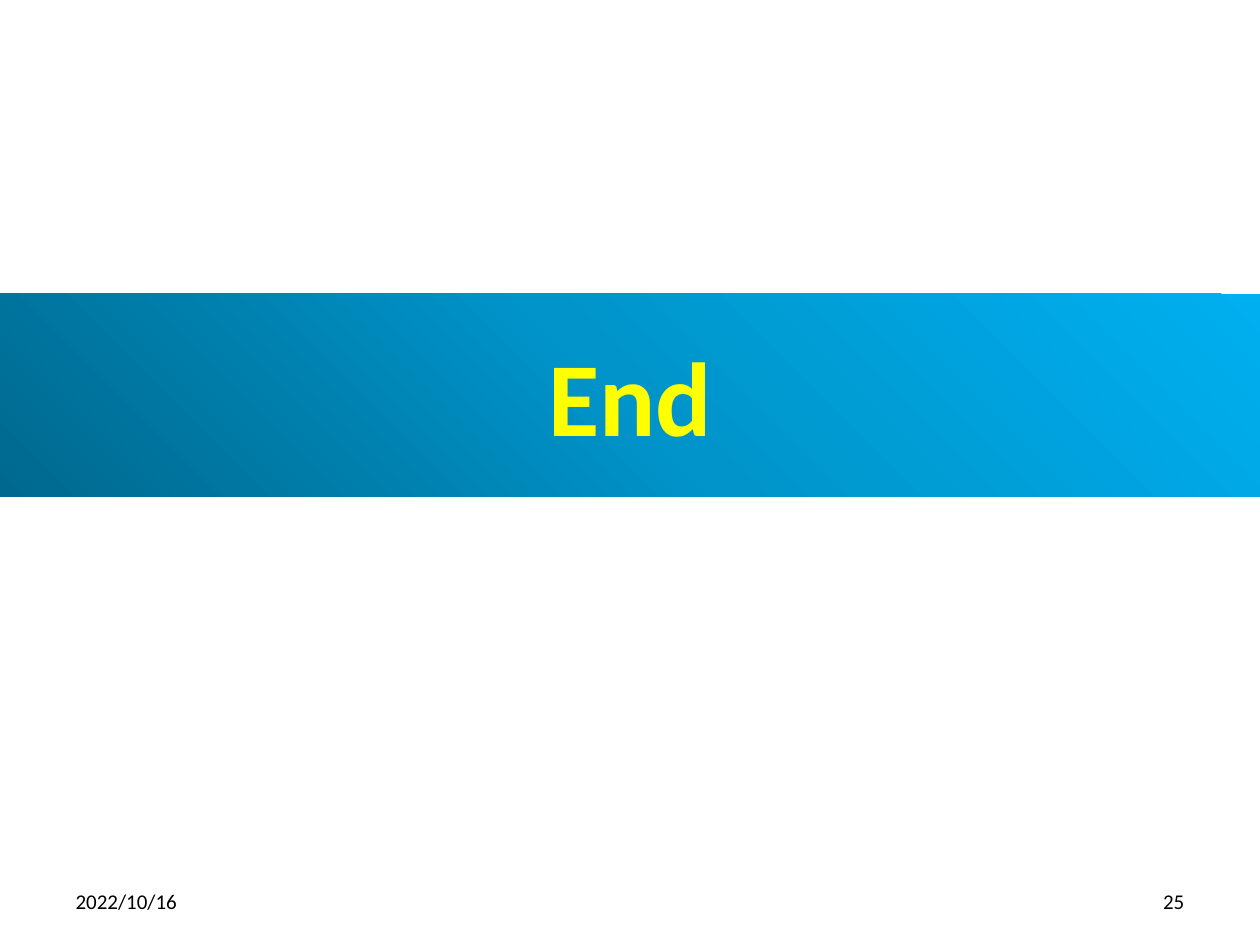
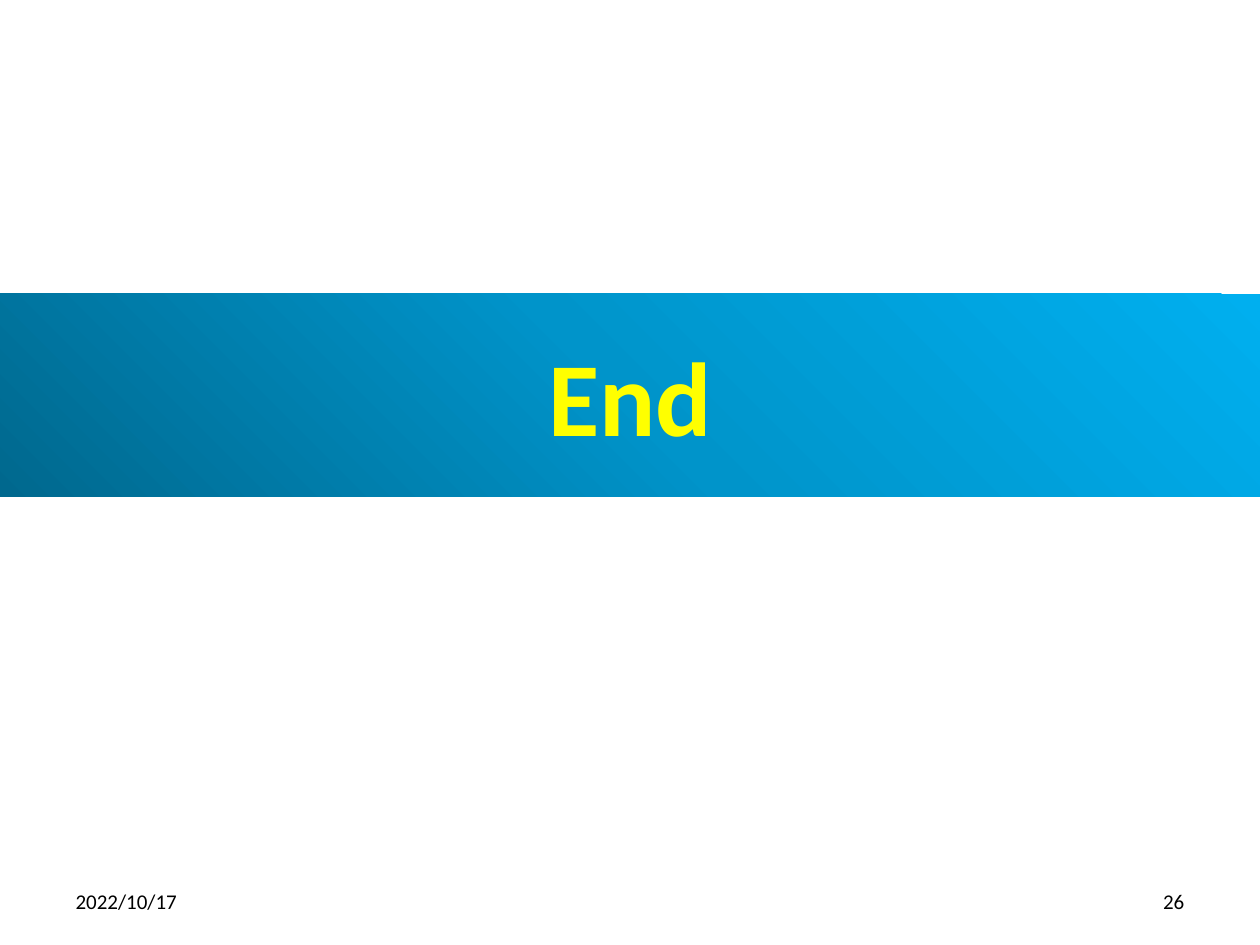
Before and after one commit to peterhchen/012_DataStructure, a slide deck: slide 26 of 010_Array.pptx (slide 25 before the commit). Drawn at 1260x945 pixels with LibreOffice and Linux fonts; fonts in the diff are those of the drawing. Boxes give left, top, right and bottom in pixels: in the first picture for what was removed or moved away, otherwise in the second. Text is boxed around its words. In the diff, an @@ line names an element or a change of style, - is before the commit and + after.

```diff
--- a/010_Array.pptx
+++ b/010_Array.pptx
@@ text at [76,894,177,910]: text changed @@
-2022/10/16
+2022/10/17
@@ page number at [1163,894,1184,909]: text changed @@
-25
+26
```
Also in this commit, not shown: 10 other slides changed, 1 slide added, 3 other files.
